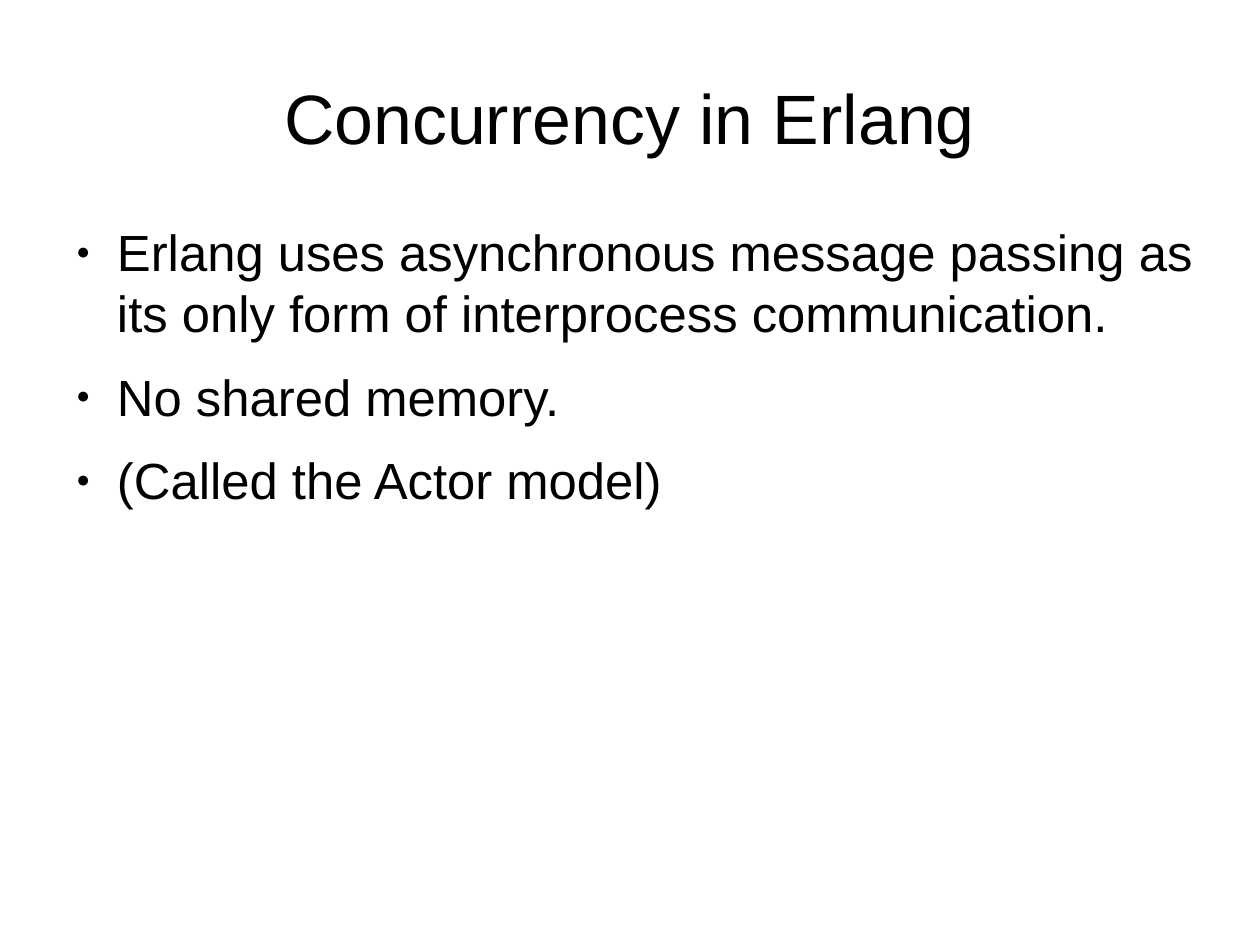
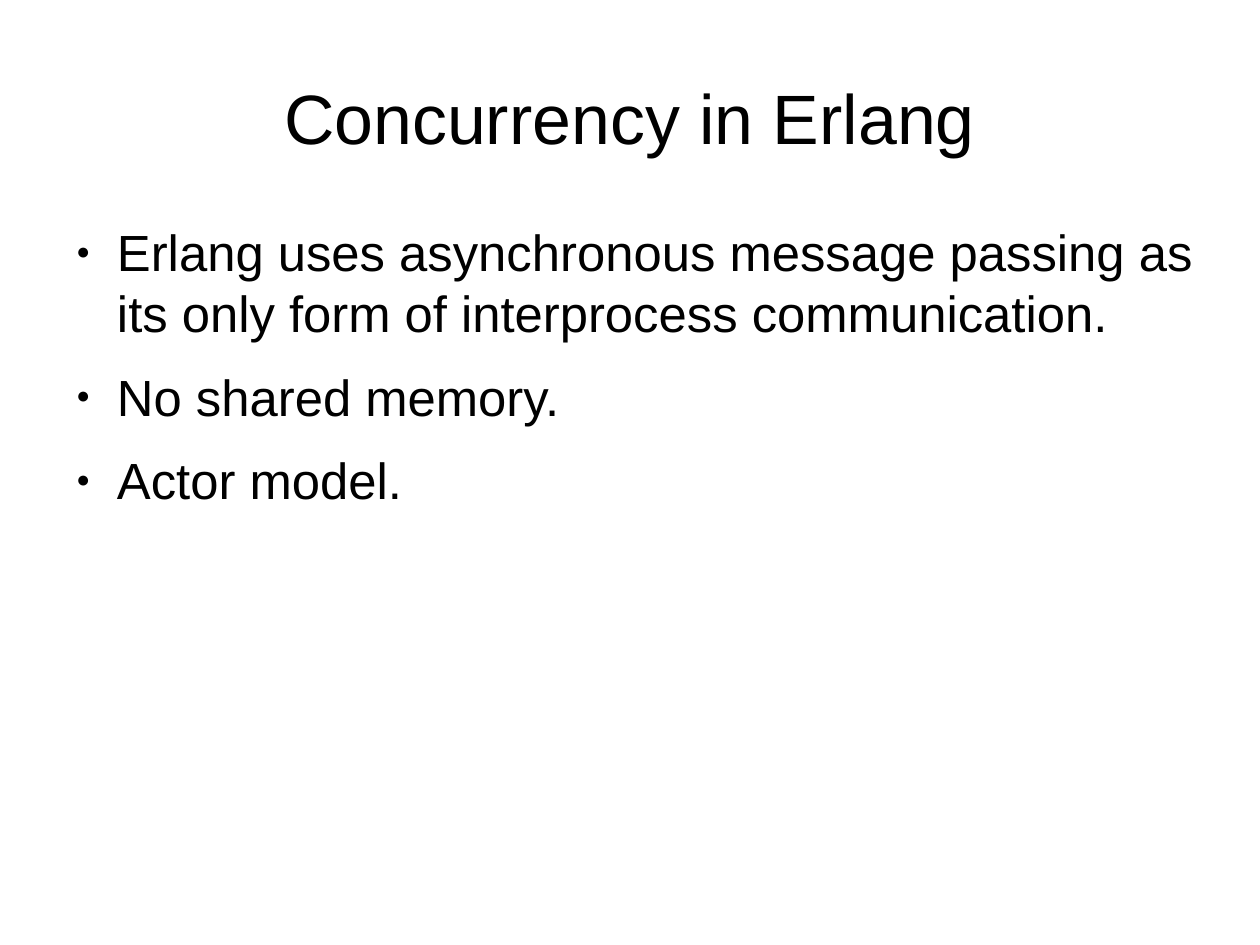
Before and after one commit to FractalDesigns/cowichan-1, a slide deck: slide 8 of miscellaneous/2010-12/slides.odp. Drawn at 1260x945 pixels with LibreOffice and Linux fonts; fonts in the diff are those of the drawing; background and template pictures are left out. Boxes give left, top, right and bottom in pixels: in the first picture for what was removed or moved away, otherwise in the second. Text is boxed around its words. In the diff, an @@ line names an element or a change of style, - is before the commit and + after.

```diff
--- a/miscellaneous/2010-12/slides.odp
+++ b/miscellaneous/2010-12/slides.odp
@@ text at [117, 462, 402, 500]: text changed @@
-● (Called the Actor model)
+● Actor model.
```
Also in this commit, not shown: 11 other slides changed, 1 slide added, 1 slide removed.
